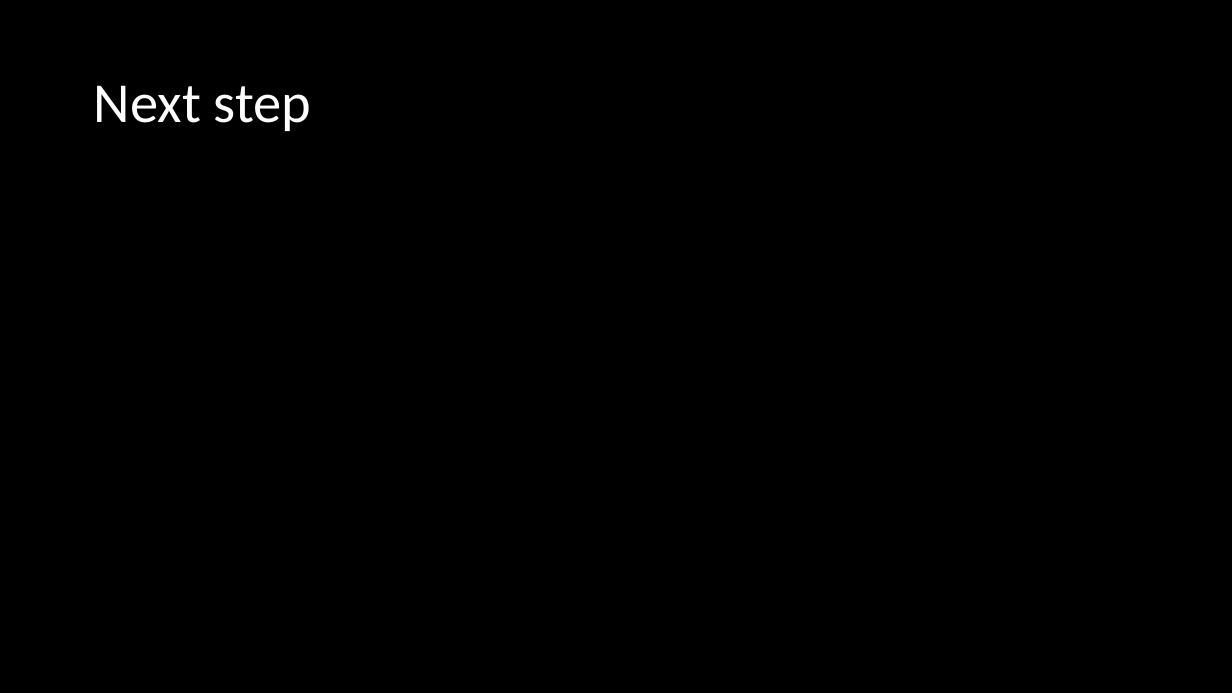
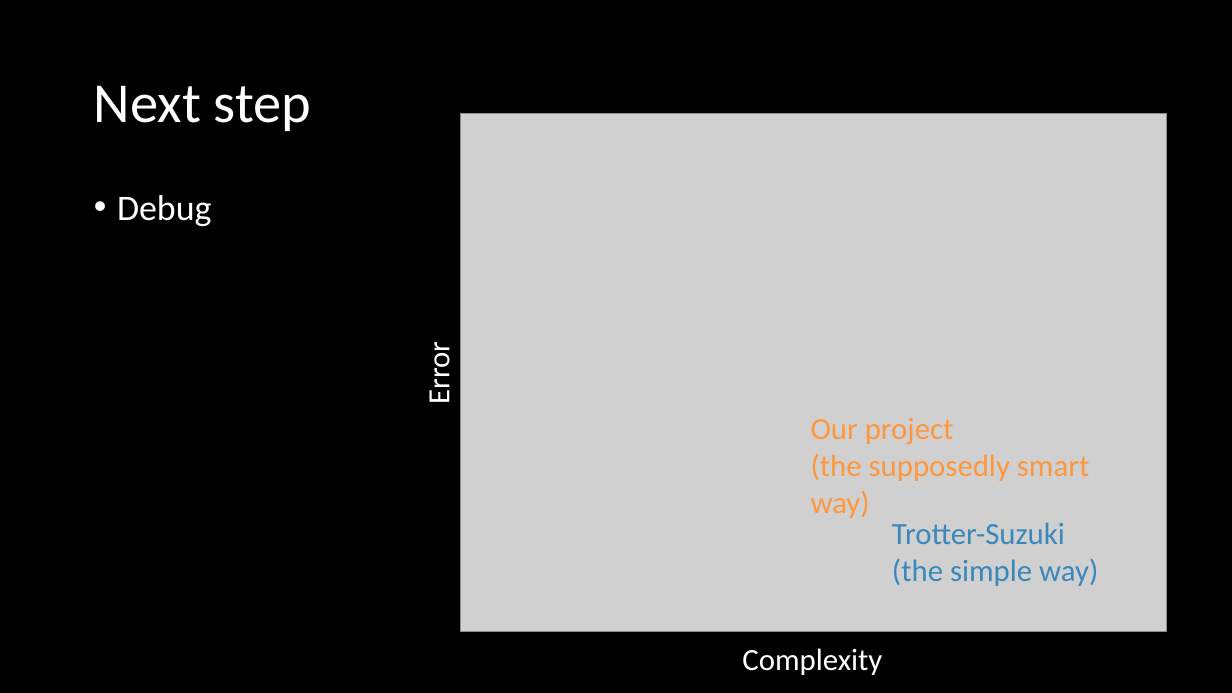
Before and after one commit to hoshitaro/32-Improved-Hamiltonian-Simulation, a slide deck: slide 5 of hackhackhack.pptx. Drawn at 1232x693 pixels with LibreOffice and Linux fonts; fonts in the diff are those of the drawing; grey boxes stand for pictures. Boxes give left, top, right and bottom in pixels: in the first picture for what was removed or moved away, otherwise in the second. Text is boxed around its words. In the diff, an @@ line names an element or a change of style, - is before the commit and + after.

```diff
--- a/hackhackhack.pptx
+++ b/hackhackhack.pptx
@@ picture added at [460, 114, 1166, 631] @@
@@ text added at [117, 195, 211, 226], 28 pt, text #FFFFFF @@
+• Debug
@@ text added at [420, 348, 458, 402], 24 pt, text #FFFFFF @@
+Error
@@ text added at [811, 418, 1089, 518], 24 pt, text #FF973C @@
+Our project
+(the supposedly smart way)
@@ text added at [892, 522, 1098, 586], 24 pt, text #3A88BC @@
+Trotter-Suzuki
+(the simple way)
@@ text added at [742, 648, 882, 675], 24 pt, text #FFFFFF @@
+Complexity
```
Also in this commit, not shown: 1 other slide changed.
